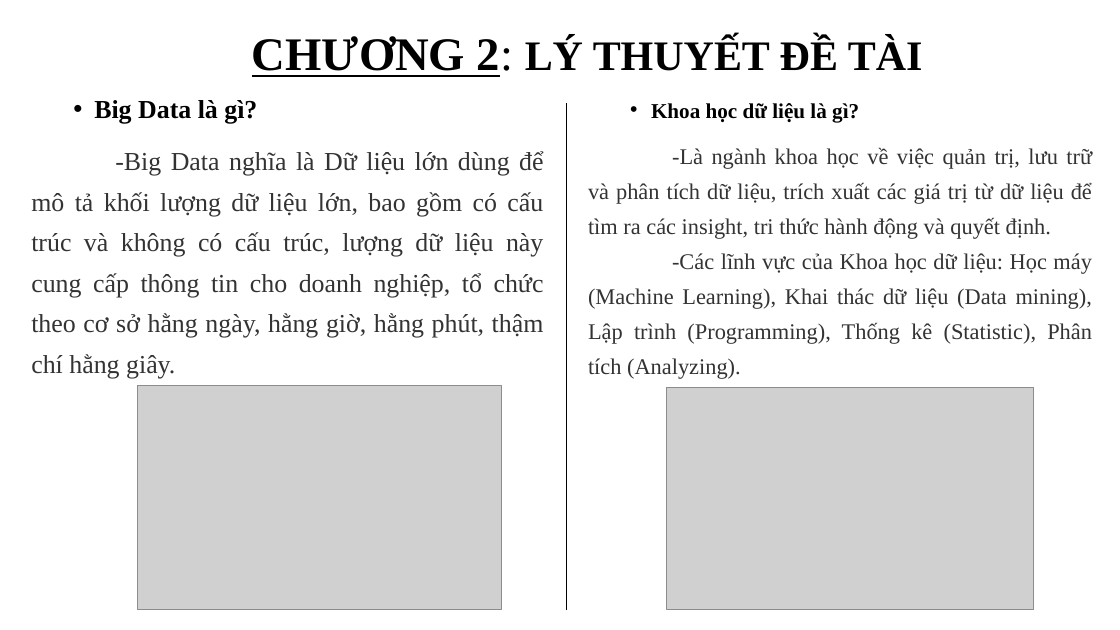
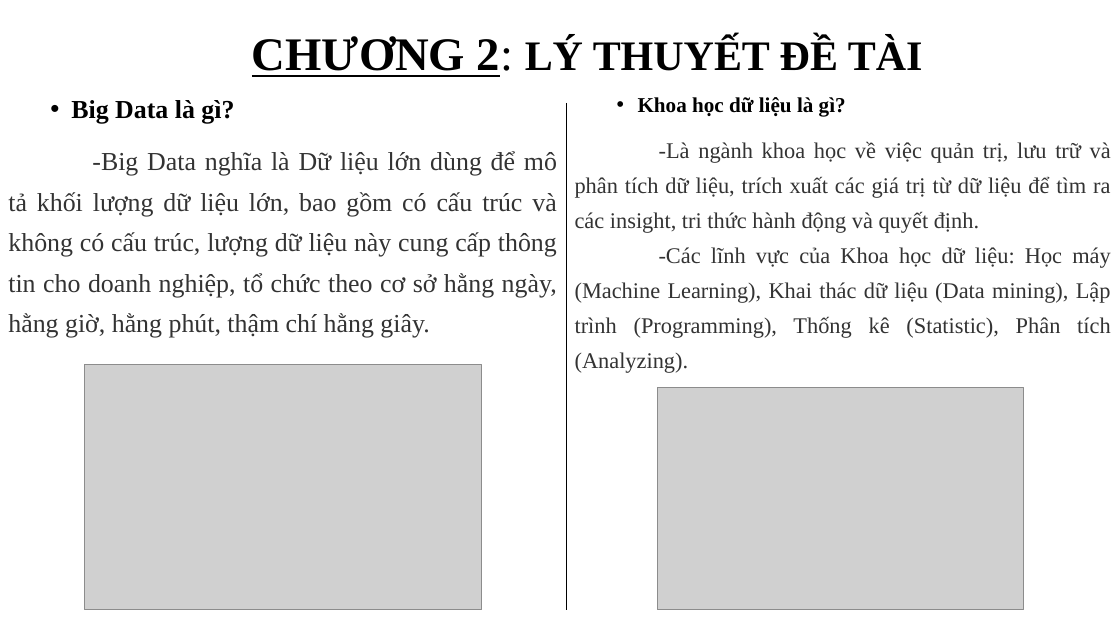
Before and after one commit to tanduy2407/Covid-19, a slide deck: slide 4 of data/DATH_HK1_2122_41502101_PhamHoangTanDuy.pptx. Drawn at 1120x630 pixels with LibreOffice and Linux fonts; fonts in the diff are those of the drawing; grey boxes stand for pictures; background and template pictures are left out. Boxes give left, top, right and bottom in pixels: in the first picture for what was removed or moved away, otherwise in the second. Text is boxed around its words. In the diff, an @@ line names an element or a change of style, - is before the commit and + after.

```diff
--- a/data/DATH_HK1_2122_41502101_PhamHoangTanDuy.pptx
+++ b/data/DATH_HK1_2122_41502101_PhamHoangTanDuy.pptx
@@ text "Big Data là gì?" rewrapped from bbox=[31, 100, 544, 379] to bbox=[8, 100, 557, 338] @@
@@ text "Khoa học dữ liệu là ..." rewrapped from bbox=[588, 103, 1092, 379] to bbox=[575, 97, 1111, 373] @@
@@ picture: place and size @@
-picture at bbox=[137, 386, 502, 611]
+picture at bbox=[84, 365, 481, 610]
@@ picture: place and size @@
-picture at bbox=[667, 387, 1034, 610]
+picture at bbox=[657, 387, 1024, 610]
```
Also in this commit, not shown: 13 other slides changed, 4 slides added, 10 slides removed, 11 other files.
